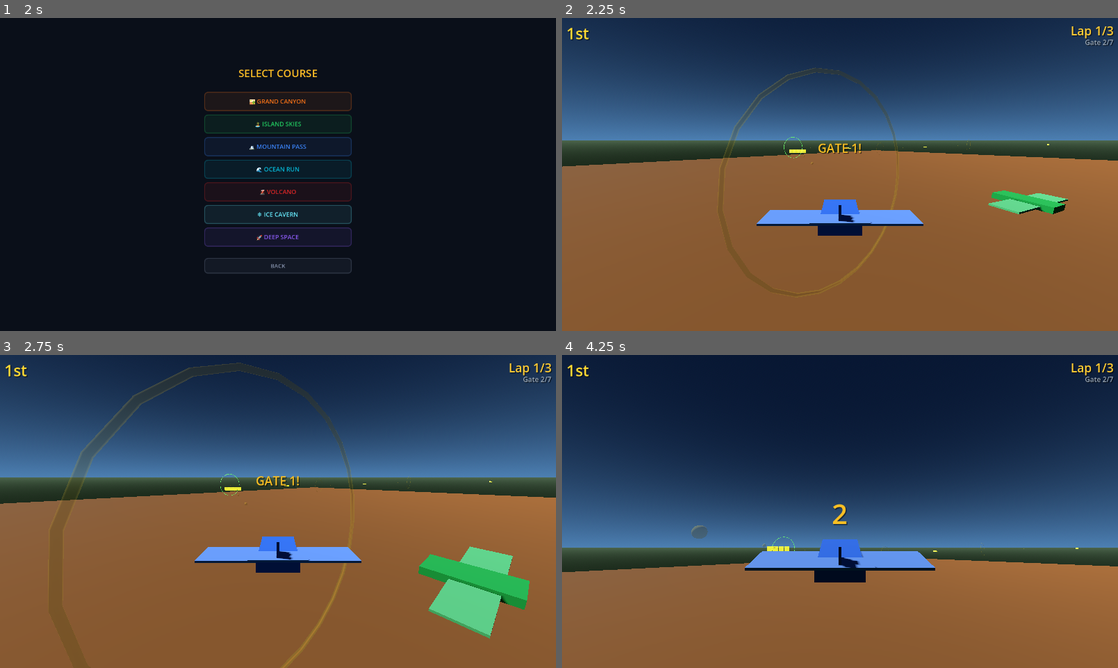
Above: before the commit, frames 1-4 (two rows, left to right).
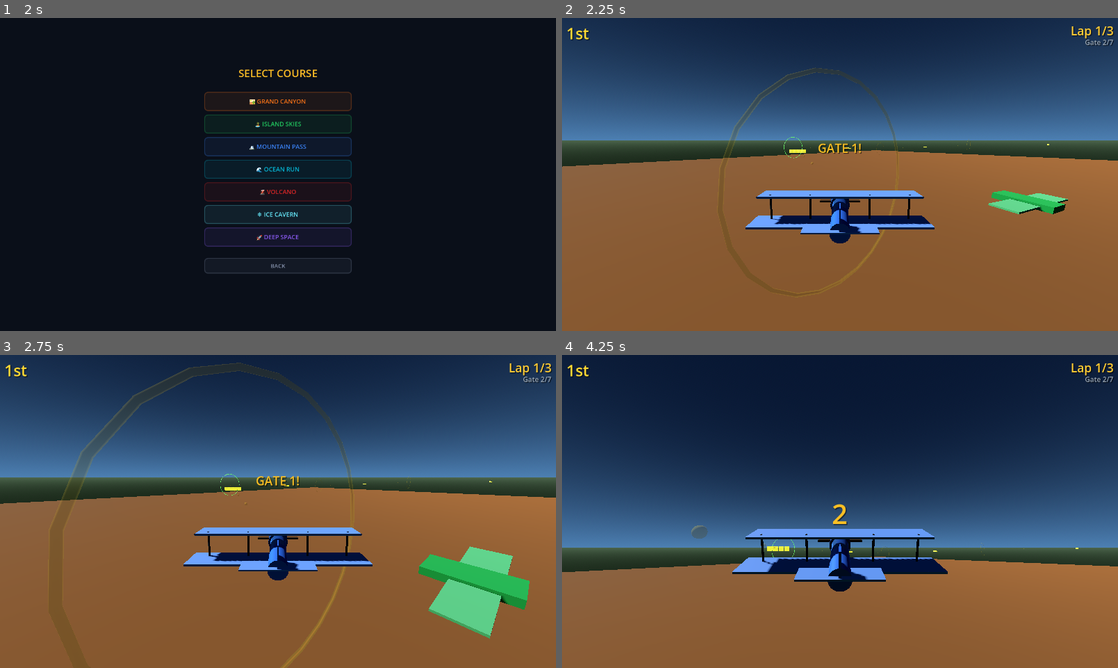
Above: after the commit, the same moments.

Repository: withdoron/ephraim-games
Game: Godot game, scene res://node_3d.tscn
Same seed, same stepped clock (60 frames per second), same inputs: the game is played once before the commit and once after it.
Inputs (mouse positions are in pixels of both pictures, inside the frame that each line leads up to):
- Up to frame 1 (2 s): click "RACE" at 0.5 s; click "1 PLAYER" at 1.25 s
- Up to frame 2 (2.25 s): click "🏜️ GRAND CANYON" at 2 s
- Up to frame 3 (2.75 s): no input
- Up to frame 4 (4.25 s): tap Enter at 2.75 s; move the mouse to (962, 495) at 2.77 s; hold Right (ui_right) 2.78-3.53 s; tap P at 2.85 s; click (962, 495) at 2.92 s; tap Space at 3.02, 3.77 s; move the mouse to (728, 527) at 3.52 s; hold S from 3.53 s (still down); tap Shift at 3.6 s

Frame 1 is identical in both runs. In frame 2, 3.0% of the frame differs, in the area x 33-67%, y 55-72%; in frame 3, 3.0%; in frame 4, 4.0%, in the area x 30-70%, y 55-76%.

Commit message:
Update main_setup.gd

Diff:
--- a/ringstorm/new-game-project/scripts/main_setup.gd
+++ b/ringstorm/new-game-project/scripts/main_setup.gd
@@ -214,25 +214,12 @@
 func _create_player_plane(data: Dictionary) -> CharacterBody3D:
 	var plane = CharacterBody3D.new()
 	plane.name = data["name"]
-	var body = MeshInstance3D.new(); body.name = "MeshInstance3D"
-	var box = BoxMesh.new(); box.size = Vector3(1.5, 0.4, 3.0); body.mesh = box
-	var bmat = StandardMaterial3D.new(); bmat.albedo_color = data["color"]; bmat.metallic = 0.3
-	body.material_override = bmat; plane.add_child(body)
-	var wings = MeshInstance3D.new(); wings.name = "Wings"
-	var wmesh = BoxMesh.new(); wmesh.size = Vector3(6.0, 0.1, 1.5); wings.mesh = wmesh
-	var wmat = StandardMaterial3D.new(); wmat.albedo_color = data["color"].lightened(0.3); wmat.metallic = 0.2
-	wings.material_override = wmat; wings.position = Vector3(0, 0, 0.3); plane.add_child(wings)
-	var tail = MeshInstance3D.new(); tail.name = "Tail"
-	var tmesh = BoxMesh.new(); tmesh.size = Vector3(2.0, 0.08, 0.8); tail.mesh = tmesh
-	tail.material_override = wmat; tail.position = Vector3(0, 0.3, 1.3); plane.add_child(tail)
-	var vstab = MeshInstance3D.new(); vstab.name = "VStab"
-	var vmesh = BoxMesh.new(); vmesh.size = Vector3(0.08, 0.8, 0.6); vstab.mesh = vmesh
-	vstab.material_override = bmat; vstab.position = Vector3(0, 0.5, 1.2); plane.add_child(vstab)
+	_build_biplane(plane, data["color"], data["color"].lightened(0.3))
 	var cam = Camera3D.new(); cam.name = "Camera3D"; cam.current = true
 	cam.fov = 75.0; cam.far = 2000.0; cam.position = Vector3(0, 3, 8)
 	cam.rotation.x = deg_to_rad(-10); plane.add_child(cam)
 	var col = CollisionShape3D.new(); var shape = BoxShape3D.new()
-	shape.size = Vector3(1.5, 0.5, 3.0); col.shape = shape; plane.add_child(col)
+	shape.size = Vector3(2.0, 1.0, 3.5); col.shape = shape; plane.add_child(col)
 	plane.set_script(load("res://scripts/player_plane.gd"))
 	return plane
 
@@ -243,7 +230,122 @@
 	npc.racer_color = data["color"]
 	npc.racer_name = data["name"]
 	npc.max_speed = Settings.npc_speed + randf() * 1.0
+	# NPC _create_mesh is called in its _ready, so we override it
 	return npc
+
+# --- Staggerwing biplane builder ---
+func _build_biplane(parent: Node3D, accent: Color, wing_color: Color):
+	var accent_dark = accent.darkened(0.3)
+	# Materials
+	var body_mat = StandardMaterial3D.new()
+	body_mat.albedo_color = accent; body_mat.metallic = 0.3; body_mat.roughness = 0.6
+	var dark_mat = StandardMaterial3D.new()
+	dark_mat.albedo_color = accent_dark; dark_mat.metallic = 0.3; dark_mat.roughness = 0.6
+	var wing_mat = StandardMaterial3D.new()
+	wing_mat.albedo_color = wing_color; wing_mat.metallic = 0.1; wing_mat.roughness = 0.8
+	var strut_mat = StandardMaterial3D.new()
+	strut_mat.albedo_color = Color(0.25, 0.25, 0.25); strut_mat.metallic = 0.2
+	var prop_mat = StandardMaterial3D.new()
+	prop_mat.albedo_color = Color(0.3, 0.2, 0.1); prop_mat.roughness = 1.0
+
+	# a. Fuselage — cylinder along Z axis
+	var fuse = MeshInstance3D.new(); fuse.name = "Fuselage"
+	var fcyl = CylinderMesh.new(); fcyl.top_radius = 0.35; fcyl.bottom_radius = 0.35; fcyl.height = 3.5
+	fuse.mesh = fcyl; fuse.material_override = body_mat
+	fuse.rotation.x = deg_to_rad(90)  # Lay along Z
+	parent.add_child(fuse)
+
+	# Tail taper
+	var ttaper = MeshInstance3D.new(); ttaper.name = "TailTaper"
+	var tcyl = CylinderMesh.new(); tcyl.top_radius = 0.35; tcyl.bottom_radius = 0.18; tcyl.height = 1.0
+	ttaper.mesh = tcyl; ttaper.material_override = body_mat
+	ttaper.rotation.x = deg_to_rad(90); ttaper.position = Vector3(0, 0, 1.2)
+	parent.add_child(ttaper)
+
+	# b. Engine cowl
+	var cowl = MeshInstance3D.new(); cowl.name = "Cowl"
+	var ccyl = CylinderMesh.new(); ccyl.top_radius = 0.45; ccyl.bottom_radius = 0.45; ccyl.height = 0.6
+	cowl.mesh = ccyl; cowl.material_override = dark_mat
+	cowl.rotation.x = deg_to_rad(90); cowl.position = Vector3(0, 0, -1.5)
+	parent.add_child(cowl)
+
+	# Spinner
+	var spin = MeshInstance3D.new(); spin.name = "Spinner"
+	var ssph = SphereMesh.new(); ssph.radius = 0.15; ssph.height = 0.3
+	spin.mesh = ssph
+	var spin_mat = StandardMaterial3D.new()
+	spin_mat.albedo_color = Color(0.7, 0.7, 0.75); spin_mat.metallic = 0.6
+	spin.material_override = spin_mat; spin.position = Vector3(0, 0, -1.85)
+	parent.add_child(spin)
+
+	# c. Propeller
+	var prop = MeshInstance3D.new(); prop.name = "Propeller"
+	var pbox = BoxMesh.new(); pbox.size = Vector3(2.0, 0.08, 0.15)
+	prop.mesh = pbox; prop.material_override = prop_mat
+	prop.position = Vector3(0, 0, -1.9)
+	parent.add_child(prop)
+
+	# d. Lower wing (slightly behind center — staggerwing)
+	var lwing = MeshInstance3D.new(); lwing.name = "LowerWing"
+	var lwbox = BoxMesh.new(); lwbox.size = Vector3(7.0, 0.08, 1.2)
+	lwing.mesh = lwbox; lwing.material_override = wing_mat
+	lwing.position = Vector3(0, -0.2, 0.3)
+	parent.add_child(lwing)
+
+	# e. Upper wing (slightly forward — the stagger)
+	var uwing = MeshInstance3D.new(); uwing.name = "UpperWing"
+	var uwbox = BoxMesh.new(); uwbox.size = Vector3(6.5, 0.08, 1.1)
+	uwing.mesh = uwbox; uwing.material_override = wing_mat
+	uwing.position = Vector3(0, 0.8, -0.2)
+	parent.add_child(uwing)
+
+	# f. Wing struts — 4 thin cylinders
+	for sx in [-1.2, -2.8, 1.2, 2.8]:
+		var strut = MeshInstance3D.new(); strut.name = "Strut"
+		var scyl = CylinderMesh.new(); scyl.top_radius = 0.04; scyl.bottom_radius = 0.04; scyl.height = 1.1
+		strut.mesh = scyl; strut.material_override = strut_mat
+		strut.position = Vector3(sx, 0.3, 0.05)
+		parent.add_child(strut)
+
+	# g. Horizontal stabilizer
+	var hstab = MeshInstance3D.new(); hstab.name = "HStab"
+	var hbox = BoxMesh.new(); hbox.size = Vector3(2.5, 0.06, 0.7)
+	hstab.mesh = hbox; hstab.material_override = wing_mat
+	hstab.position = Vector3(0, 0.1, 1.6)
+	parent.add_child(hstab)
+
+	# Vertical stabilizer (rudder)
+	var vstab = MeshInstance3D.new(); vstab.name = "VStab"
+	var vbox = BoxMesh.new(); vbox.size = Vector3(0.06, 0.8, 0.6)
+	vstab.mesh = vbox; vstab.material_override = body_mat
+	vstab.position = Vector3(0, 0.5, 1.6)
+	parent.add_child(vstab)
+
+	# h. Landing gear
+	for side in [-1, 1]:
+		var gear = MeshInstance3D.new(); gear.name = "Gear"
+		var gcyl = CylinderMesh.new(); gcyl.top_radius = 0.04; gcyl.bottom_radius = 0.04; gcyl.height = 0.6
+		gear.mesh = gcyl; gear.material_override = strut_mat
+		gear.position = Vector3(side * 0.8, -0.5, -0.3)
+		gear.rotation.x = deg_to_rad(15)
+		parent.add_child(gear)
+		var wheel = MeshInstance3D.new(); wheel.name = "Wheel"
+		var wsph = SphereMesh.new(); wsph.radius = 0.12; wsph.height = 0.24
+		wheel.mesh = wsph; wheel.material_override = strut_mat
+		wheel.position = Vector3(side * 0.8, -0.8, -0.25)
+		parent.add_child(wheel)
+
+	# i. Cockpit canopy
+	var canopy = MeshInstance3D.new(); canopy.name = "Cockpit"
+	var cbox = BoxMesh.new(); cbox.size = Vector3(0.5, 0.3, 0.6)
+	canopy.mesh = cbox
+	var canopy_mat = StandardMaterial3D.new()
+	canopy_mat.albedo_color = Color(0.5, 0.7, 1.0, 0.4)
+	canopy_mat.transparency = BaseMaterial3D.TRANSPARENCY_ALPHA
+	canopy_mat.metallic = 0.5; canopy_mat.roughness = 0.3
+	canopy.material_override = canopy_mat
+	canopy.position = Vector3(0, 0.35, -0.3)
+	parent.add_child(canopy)
 
 func _setup_race(is_battle: bool):
 	if not course or course.gates.size() < 2:
